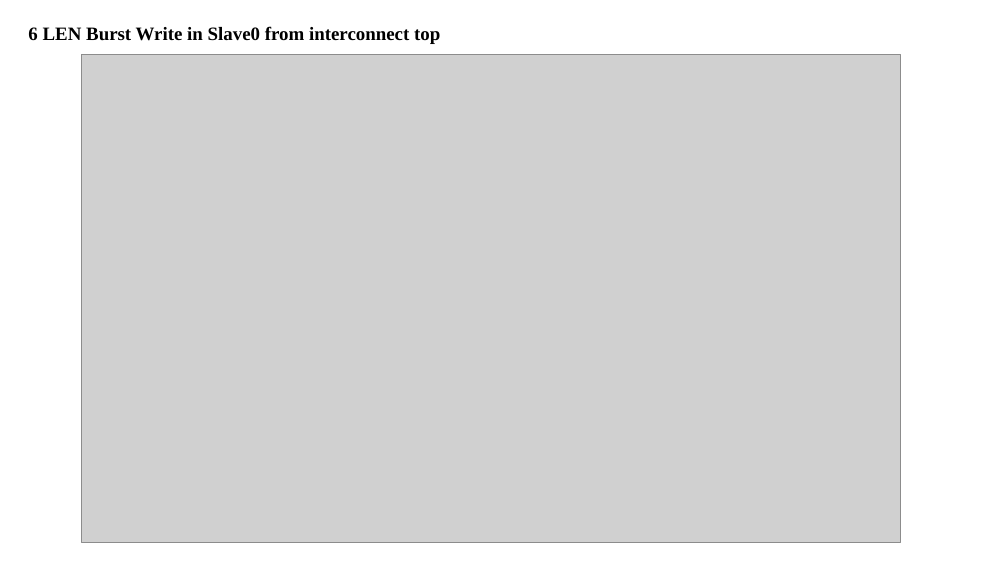
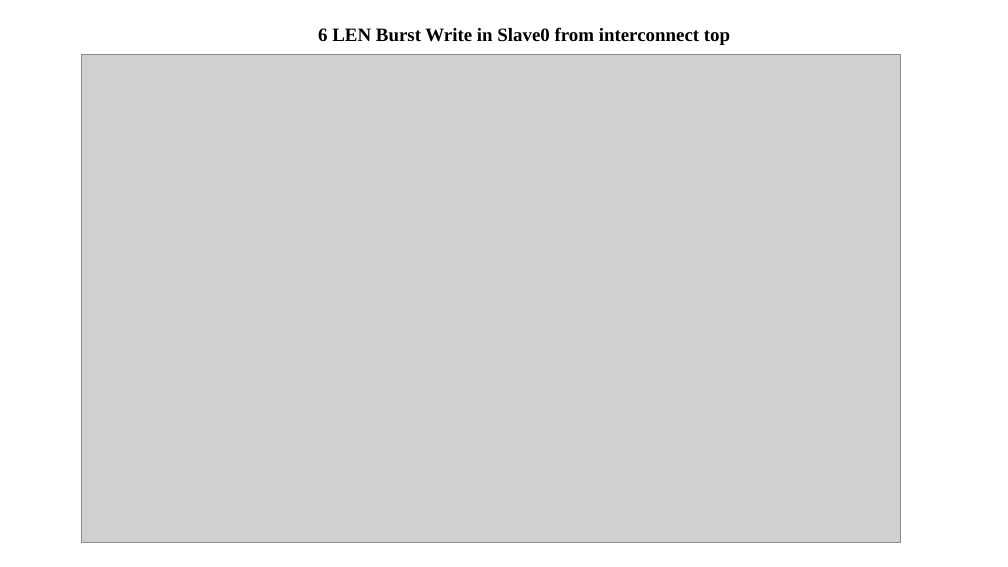
Before and after one commit to tasminkhan/AXI_interconnect, a slide deck: slide 10 of doc/AXI.pptx. Drawn at 1008x567 pixels with LibreOffice and Linux fonts; fonts in the diff are those of the drawing; grey boxes stand for pictures. Boxes give left, top, right and bottom in pixels: in the first picture for what was removed or moved away, otherwise in the second. Text is boxed around its words. In the diff, an @@ line names an element or a change of style, - is before the commit and + after.

```diff
--- a/doc/AXI.pptx
+++ b/doc/AXI.pptx
@@ text "6 LEN Burst Write in ...": place and size @@
-text "6 LEN Burst Write in ..." at [28, 26, 440, 44]
+text "6 LEN Burst Write in ..." at [318, 27, 730, 45]
```
Also in this commit, not shown: 12 other files.
